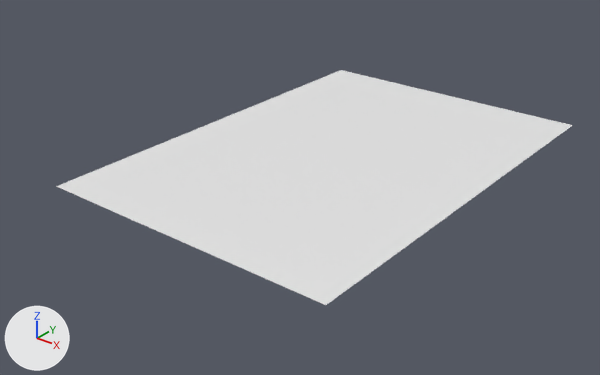
Renders of the FBX model Assets/Art/3D_Models/Floor.fbx from each side of a commit.
Camera for both pictures: a 50 mm lens placed at (9.66, -8.98, 7.5), pointed at (-1.08, 4.43, -0.82). The lights are fixed; the arrows at lower left show +X, +Y and +Z. The older version comes first. Where no turn or scale is listed for an object, it has been applied to the vertices.

In view in the first picture: 'Floor_1x10', 'Floor_2x10', 'Floor_4x10'.
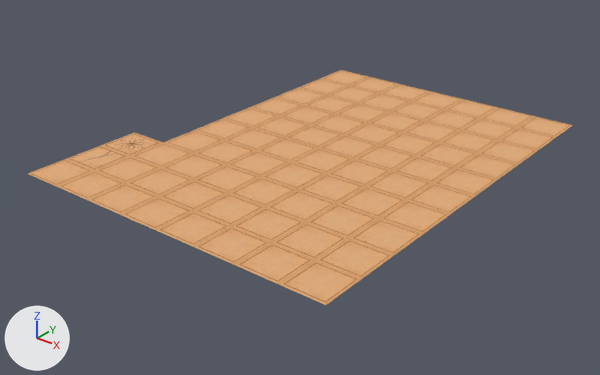
The change, as a list of edits to the scene's bpy script:
```text
Add img_tilevar4_png:
    img_tilevar4_png = load_image('TileVar4.png', '../Textures/TileVar4.png', 1024, 1024, 'sRGB')
Add img_tilevar5_png:
    img_tilevar5_png = load_image('TileVar5.png', '../Textures/TileVar5.png', 1024, 1024, 'sRGB')
Add img_tilevar6_png:
    img_tilevar6_png = load_image('TileVar6.png', '../Textures/TileVar6.png', 1024, 1024, 'sRGB')
Add mat_floor:
    mat_floor = principled_material('Floor')
    mat_floor.texture = img_tilevar4_png
    mat_floor.roughness = 1.0
Add mat_floor_001:
    mat_floor_001 = principled_material('Floor.001')
    mat_floor_001.texture = img_tilevar5_png
    mat_floor_001.roughness = 1.0
Add mat_floor_002:
    mat_floor_002 = principled_material('Floor.002')
    mat_floor_002.texture = img_tilevar6_png
    mat_floor_002.roughness = 1.0
Change me_floor_1x10:
    where me_floor_1x10.from_pydata(...)  # 4 vertices, 1 face; spans x -1.0..0.0, y 0.0..10.0, z 0.0
    remove me_floor_1x10.materials.append(mat_checker)  # white #e7e7e7
    add me_floor_1x10.materials.append(mat_floor)  # picture img_tilevar4_png
Change me_floor_2x10:
    where me_floor_2x10.from_pydata(...)  # 4 vertices, 1 face; spans x -2.0..0.0, y 0.0..10.0, z 0.0
    remove me_floor_2x10.materials.append(mat_checker_002)  # white #e7e7e7
    add me_floor_2x10.materials.append(mat_floor)  # picture img_tilevar4_png
Change me_floor_4x10:
    where me_floor_4x10.from_pydata(...)  # 4 vertices, 1 face; spans x -4.0..0.0, y 0.0..10.0, z 0.0
    remove me_floor_4x10.materials.append(mat_checker)  # white #e7e7e7
    add me_floor_4x10.materials.append(mat_floor)  # picture img_tilevar4_png
Add me_floor_1x1_001:
    me_floor_1x1_001.from_pydata(...)  # 4 vertices, 1 face; spans x -1.0..0.0, y 0.0..1.0, z 0.0
    me_floor_1x1_001.materials.append(mat_floor_001)  # picture img_tilevar5_png
Add me_floor_1x1:
    me_floor_1x1.from_pydata(...)  # 4 vertices, 1 face; spans x -1.0..0.0, y 0.0..1.0, z 0.0
    me_floor_1x1.materials.append(mat_floor)  # picture img_tilevar4_png
Add me_floor_1x1_002:
    me_floor_1x1_002.from_pydata(...)  # 4 vertices, 1 face; spans x -1.0..0.0, y 0.0..1.0, z 0.0
    me_floor_1x1_002.materials.append(mat_floor_002)  # picture img_tilevar6_png
Add ob_floor2_1x1:
    ob_floor2_1x1 = bpy.data.objects.new('Floor2_1x1', me_floor_1x1_001)
    ob_floor2_1x1.location = (-4.0, 1.0, 0.0)
Add ob_floor_1x1:
    ob_floor_1x1 = bpy.data.objects.new('Floor_1x1', me_floor_1x1)
    ob_floor_1x1.location = (-4.0, 0.0, 0.0)
Add ob_floor3_1x1:
    ob_floor3_1x1 = bpy.data.objects.new('Floor3_1x1', me_floor_1x1_002)
    ob_floor3_1x1.location = (-4.0, 2.0, 0.0)
```

Where the change shows, as pixel boxes [x1, y1, x2, y2] in the pictures (600 x 375 px):
'Floor_4x10', recoloured (white to beige): [156, 91, 572, 305] in both
'Floor_2x10', recoloured (white to beige): [88, 77, 430, 230] in both
'Floor_1x10', recoloured (white to beige): [56, 70, 368, 200] in both
'Floor_1x1', added (beige): after [28, 159, 94, 186]
'Floor2_1x1', added (beige): after [67, 145, 129, 171]
'Floor3_1x1', added (beige): after [102, 133, 163, 156]
